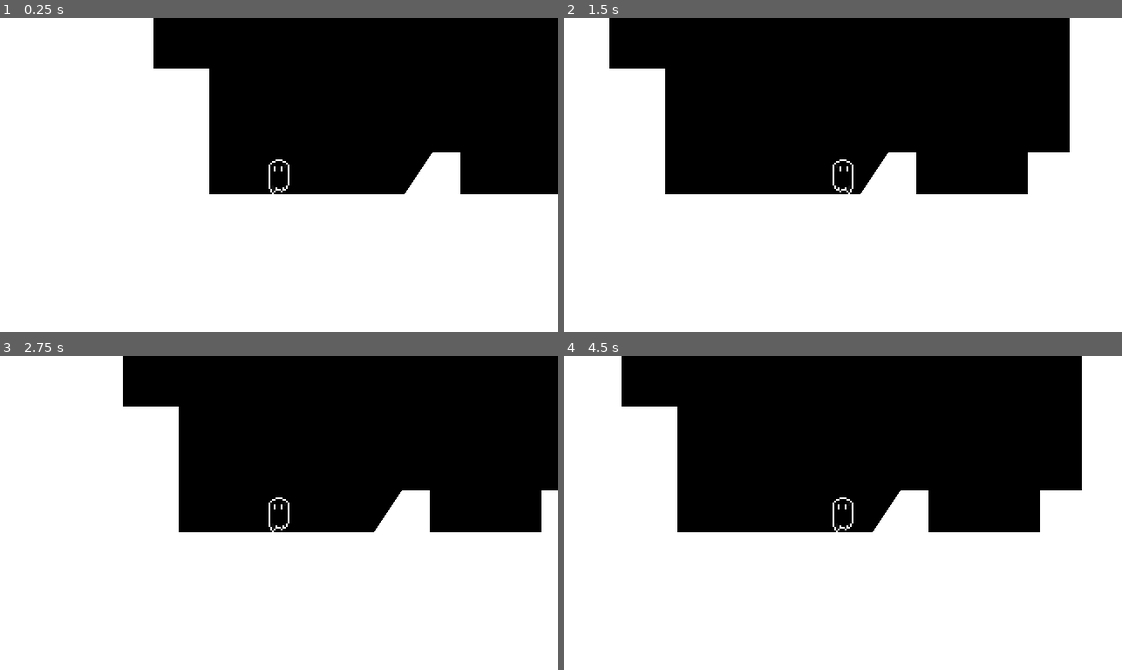
Above: before the commit, frames 1-4 (two rows, left to right).
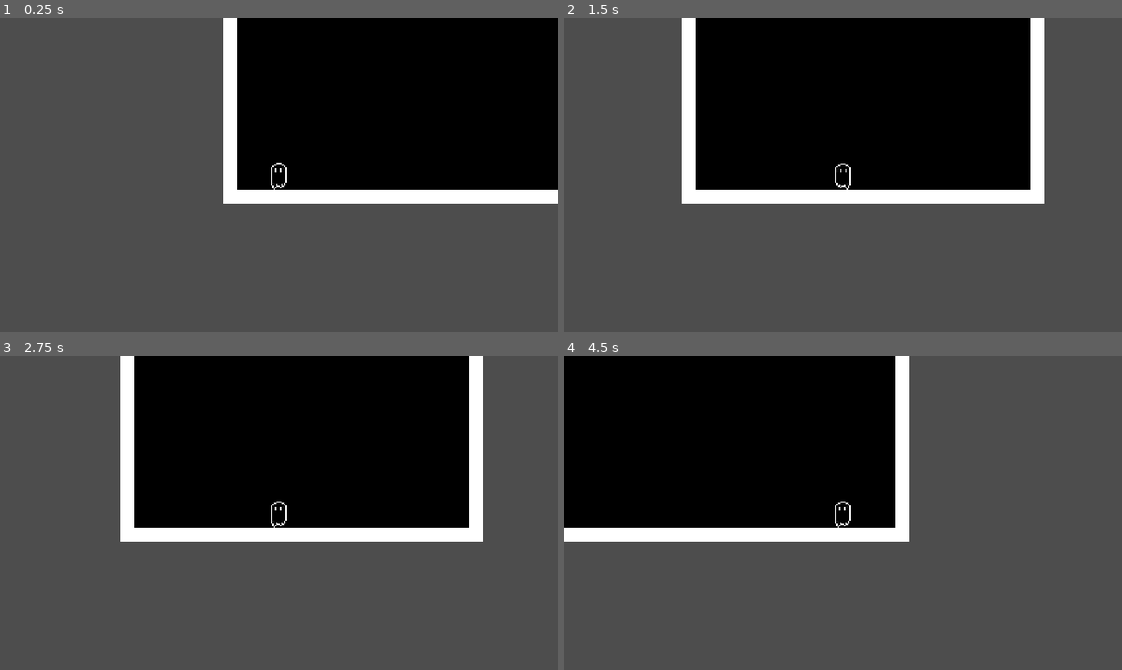
Above: after the commit, the same moments.

Repository: cammcinnes/ghost_platformer
Game: Godot game, scene res://scenes/character/world.tscn
Two runs of this game, one before a commit and one after it. Both use one fixed random seed, a clock stepped at 60 frames per second and the inputs below.
Inputs:
- Up to frame 1 (0.25 s): no input
- Up to frame 2 (1.5 s): tap Enter at 0.5 s; hold D (right) from 0.53 s (still down); tap Space (jump) at 0.77 s
- Up to frame 3 (2.75 s): tap Space (jump) at 1.52 s; release D (right) at 2.03 s; hold A (left) from 2.03 s (still down)
- Up to frame 4 (4.5 s): release A (left) at 2.78 s; hold D (right) 2.78-4.28 s; tap Space (jump) at 3.02, 3.77 s; hold A (left) from 4.28 s (still down)

The runs differ from the first frame. In frame 1, 68% of the frame differs, in the area x 0-100%, y 0-100%; in frame 2, 66%; in frame 3, 68%; in frame 4, 75%.

Commit message:
fix walls

Diff:
--- /dev/null
+++ b/platform.gd
@@ -0,0 +1,13 @@
+extends StaticBody2D
+
+@onready var collision_polygon_2d = $staticbody/platform0
+@onready var polygon_2d = $staticbody/platform0/Polygon2D
+
+# Called when the node enters the scene tree for the first time.
+func _ready():
+a	polygon_2d.polygon = collision_polygon_2d.polygon
+
+
+# Called every frame. 'delta' is the elapsed time since the previous frame.
+func _process(delta):
+	pass
--- a/scenes/character/world.tscn
+++ b/scenes/character/world.tscn
@@ -7,16 +7,21 @@
 script = ExtResource("1_ex1ay")
 
 [node name="ColorRect" type="ColorRect" parent="."]
-offset_right = 320.0
-offset_bottom = 180.0
+offset_left = 64.0
+offset_top = -584.0
+offset_right = 256.0
+offset_bottom = 128.0
 color = Color(0, 0, 0, 1)
 
-[node name="platform" type="StaticBody2D" parent="."]
+[node name="platforms" type="StaticBody2D" parent="."]
 
-[node name="CollisionPolygon2D" type="CollisionPolygon2D" parent="platform"]
-polygon = PackedVector2Array(-128, 0, 16, 0, 16, 48, 48, 48, 48, 120, 160, 120, 176, 96, 192, 96, 192, 120, 256, 120, 256, 96, 280, 96, 280, 0, 424, 0, 424, 216, -128, 216)
+[node name="walls" type="CollisionPolygon2D" parent="platforms"]
+position = Vector2(-4.76837e-07, 102.05)
+scale = Vector2(1, 0.1875)
+polygon = PackedVector2Array(56, 181.067, 160, 181.067, 264, 181.067, 264, -3616.27, 256, -3616.27, 256, 138.4, 64, 138.4, 64, -3616.27, 56, -3616.27, 56, 138.4)
 
-[node name="Polygon2D" type="Polygon2D" parent="platform/CollisionPolygon2D"]
+[node name="Polygon2D" type="Polygon2D" parent="platforms/walls"]
 
 [node name="player" parent="." instance=ExtResource("1_7n2f0")]
 position = Vector2(88, 104)
+scale = Vector2(0.75, 0.75)
--- a/scripts/character/player.gd
+++ b/scripts/character/player.gd
@@ -3,7 +3,7 @@
 
 const SPEED = 75.0
 const HORZ_JUMP_VELOCITY = 150
-const JUMP_VELOCITY = -300.0
+const JUMP_VELOCITY = -400.0
 const ACCELERATION = 600
 const FRICTION = 1000
 var JUMP_TIMER = 1
--- a/scripts/world/world.gd
+++ b/scripts/world/world.gd
@@ -1,15 +1,20 @@
 extends Node
 
-@onready var collision_polygon_2d = $platform/CollisionPolygon2D
-
-@onready var polygon_2d = $platform/CollisionPolygon2D/Polygon2D
+@onready var wall_collision = $platforms/walls
+@onready var wall = $platforms/walls/Polygon2D
 
 # Called when the node enters the scene tree for the first time.
 func _ready():
-	polygon_2d.polygon = collision_polygon_2d.polygon
-
+	wall.polygon = wall_collision.polygon
+	startPlatforms()
 
 
 # Called every frame. 'delta' is the elapsed time since the previous frame.
 func _process(delta):
 	pass
+
+func startPlatforms():
+	for n in 1:
+		var platform_collision = $platforms/platform
+		var platform = $platforms/platform0/Polygon2D
+		wall.polygon = wall_collision.polygon
